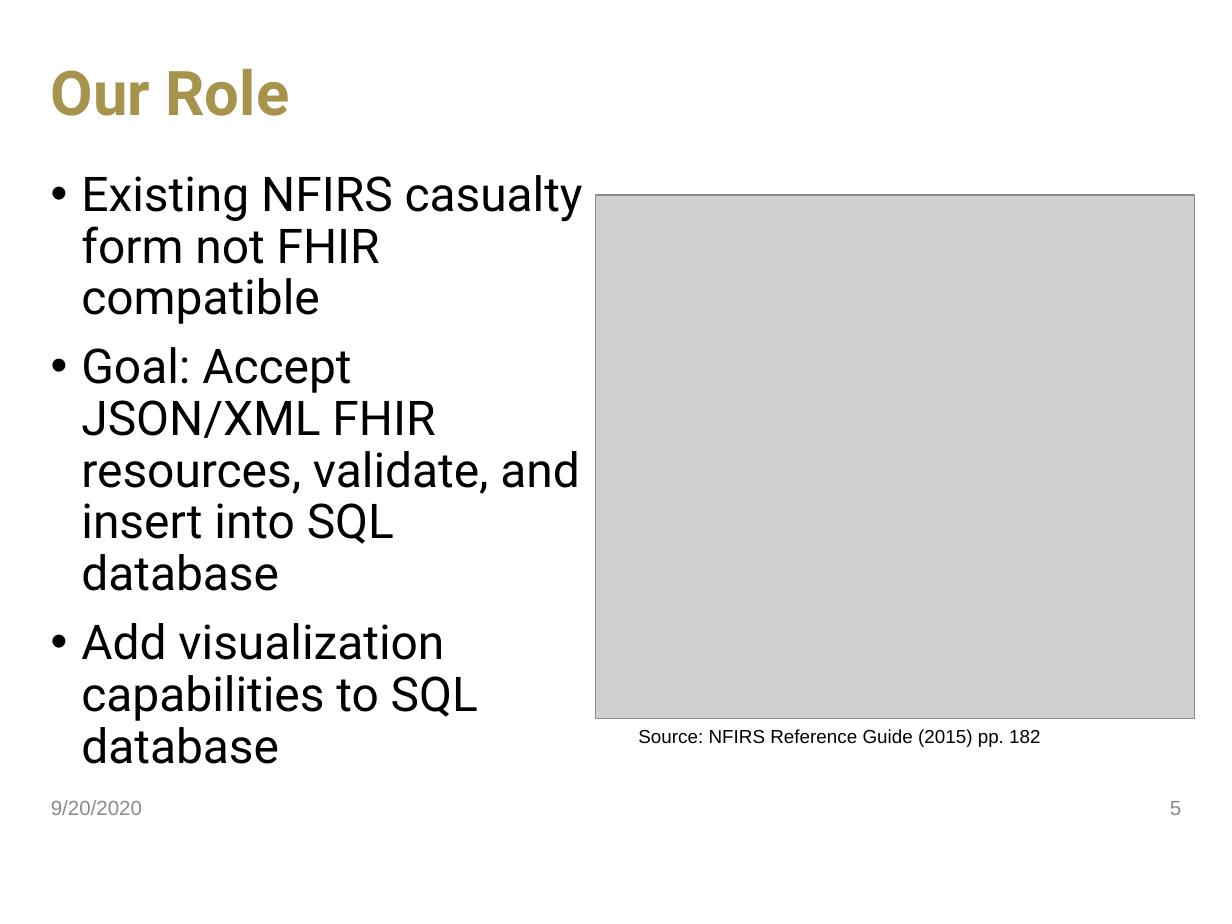
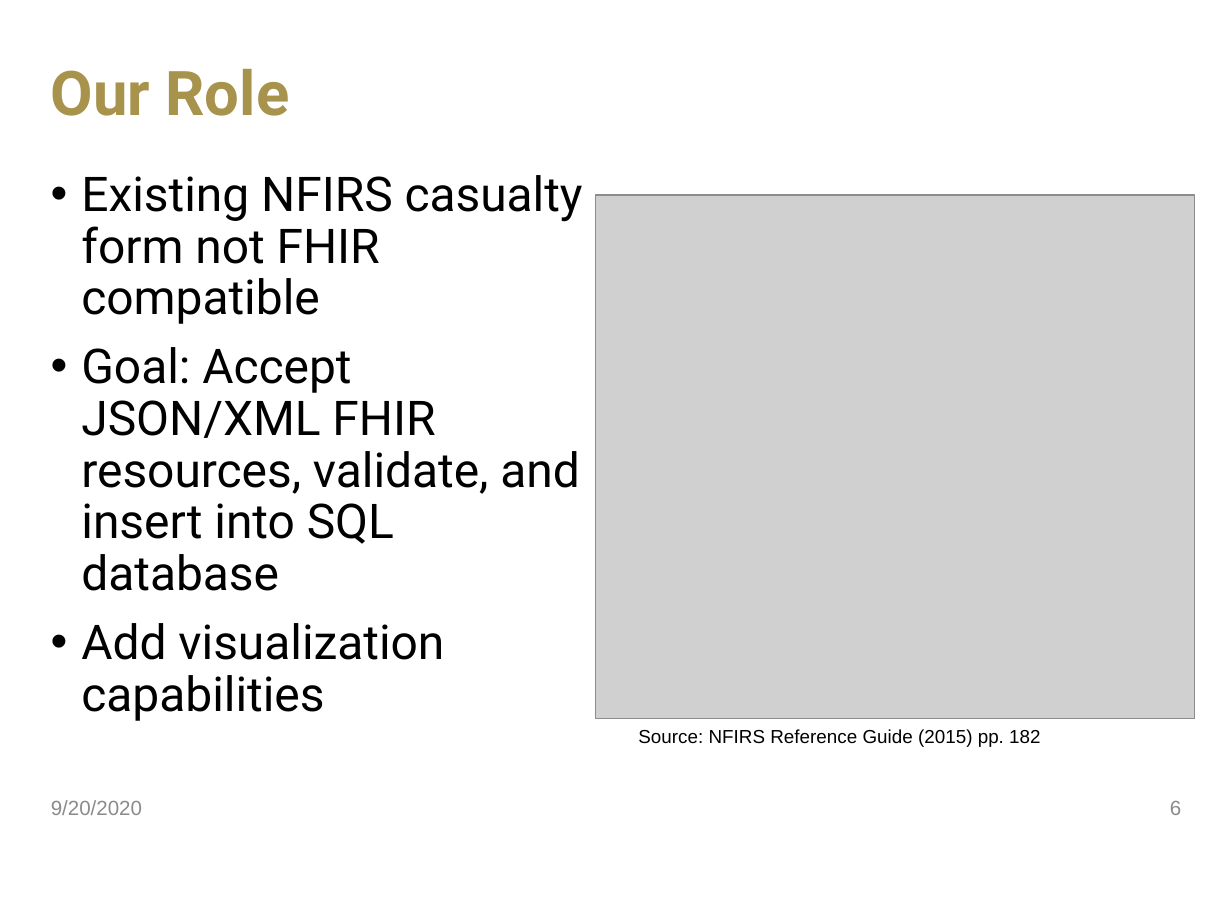
Before and after one commit to jdavis470/National-Firefighter-Registry, a slide deck: slide 6 of Team 55 Project Plan.pptx (slide 5 before the commit). Drawn at 1232x924 pixels with LibreOffice and Linux fonts; fonts in the diff are those of the drawing; grey boxes stand for pictures; background and template pictures are left out. Boxes give left, top, right and bottom in pixels: in the first picture for what was removed or moved away, otherwise in the second. Text is boxed around its words. In the diff, an @@ line names an element or a change of style, - is before the commit and + after.

```diff
--- a/Team 55 Project Plan.pptx
+++ b/Team 55 Project Plan.pptx
@@ text at <box>81,623,444,721</box>: text changed @@
-• Add visualization capabilities to SQL database
+• Add visualization capabilities
@@ page number at <box>1170,801,1181,815</box>: text changed @@
-5
+6
```
Also in this commit, not shown: 2 other slides changed, 1 slide added, 1 other file.
